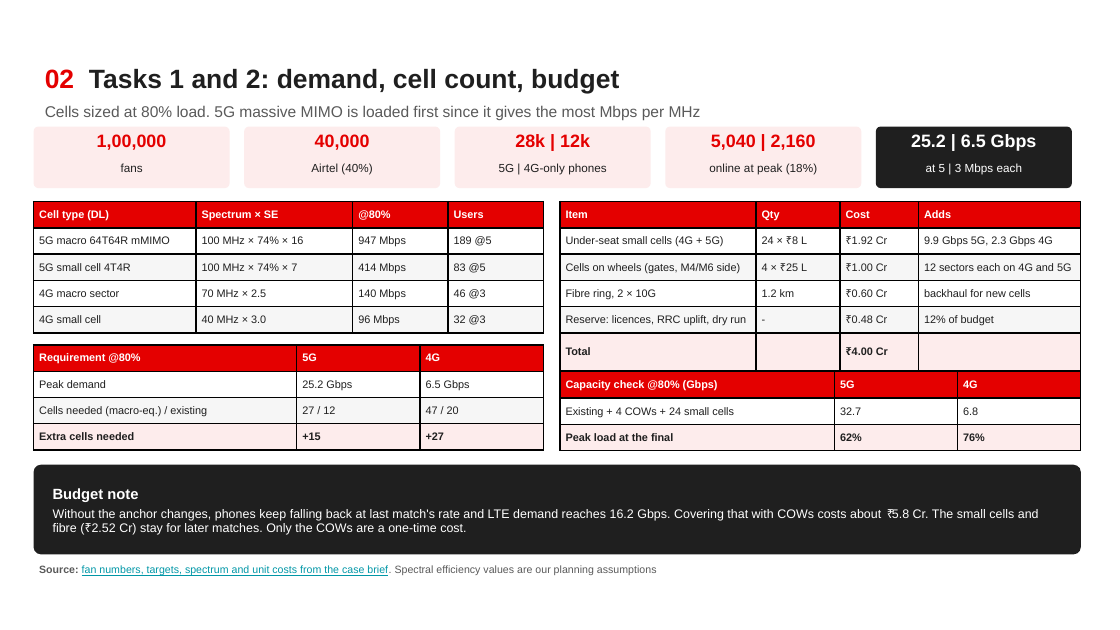
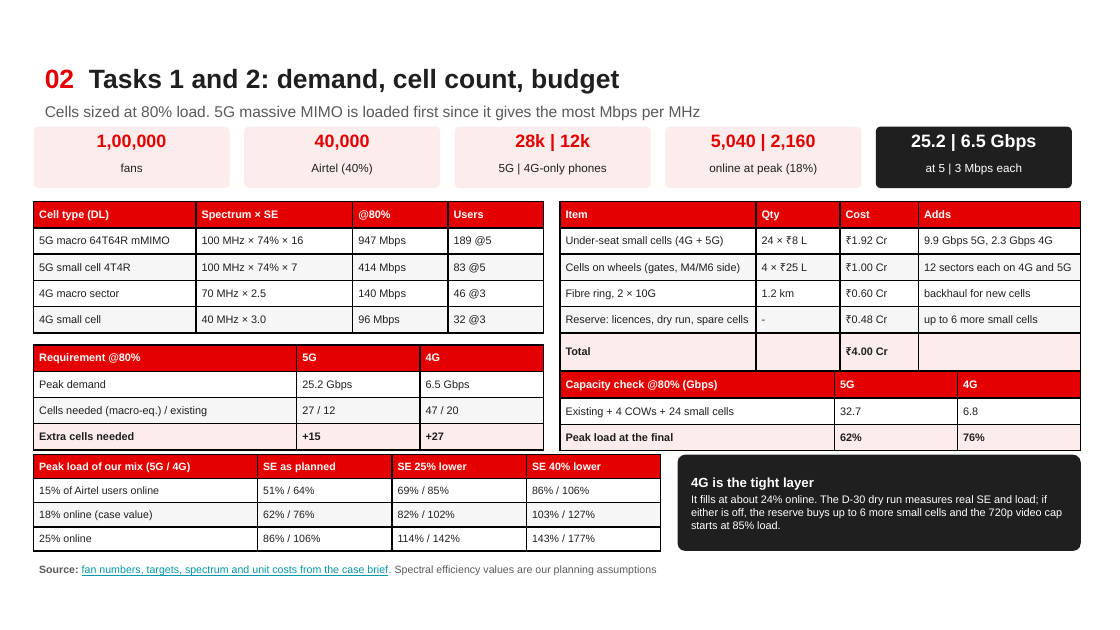
Before and after one commit to ShreyaNarasimhaKamath/Airtel_Synq_Hackathon-, a slide deck: slide 3 of Airtel_Sync_Stadium_Surge.pptx. Drawn at 1120x630 pixels with LibreOffice and Linux fonts; fonts in the diff are those of the drawing; background and template pictures are left out. Boxes give left, top, right and bottom in pixels: in the first picture for what was removed or moved away, otherwise in the second. Text is boxed around its words. In the diff, an @@ line names an element or a change of style, - is before the commit and + after.

```diff
--- a/Airtel_Sync_Stadium_Surge.pptx
+++ b/Airtel_Sync_Stadium_Surge.pptx
@@ table at [560,202,1081,360] @@
-row 5, column 1: Reserve: licences, RRC uplift, dry run
+row 5, column 1: Reserve: licences, dry run, spare cells
-row 5, column 4: 12% of budget
+row 5, column 4: up to 6 more small cells
@@ table added at [34,455,661,551], 4 rows, 4 columns @@
+Peak load of our mix (5G / 4G) | SE as planned | SE 25% lower | SE 40% lower
+15% of Airtel users online | 51% / 64% | 69% / 85% | 86% / 106%
+18% online (case value) | 62% / 76% | 82% / 102% | 103% / 127%
+25% online | 86% / 106% | 114% / 142% | 143% / 177%
@@ rounded rectangle: place and size @@
-rounded rectangle at [34,465,1081,554]
+rounded rectangle at [678,455,1081,551]
@@ text added at [691,477,1062,529], 7 pt, text #FFFFFF @@
+4G is the tight layer
+It fills at about 24% online. The D-30 dry run measures real SE and load; if either is off, the reserve buys up to 6 more small cells and the 720p video cap starts at 85% load.
@@ text removed at [53,488,1039,535] @@
-Budget note
-Without the anchor changes, phones keep falling back at last match's rate and LTE demand reaches 16.2 Gbps. Covering that with COWs costs about ₹5.8 Cr. The small cells and fibre (₹2.52 Cr) stay for later matches. Only the COWs are a one-time cost.
```
Also in this commit, not shown: 4 other slides changed, 13 other files.
